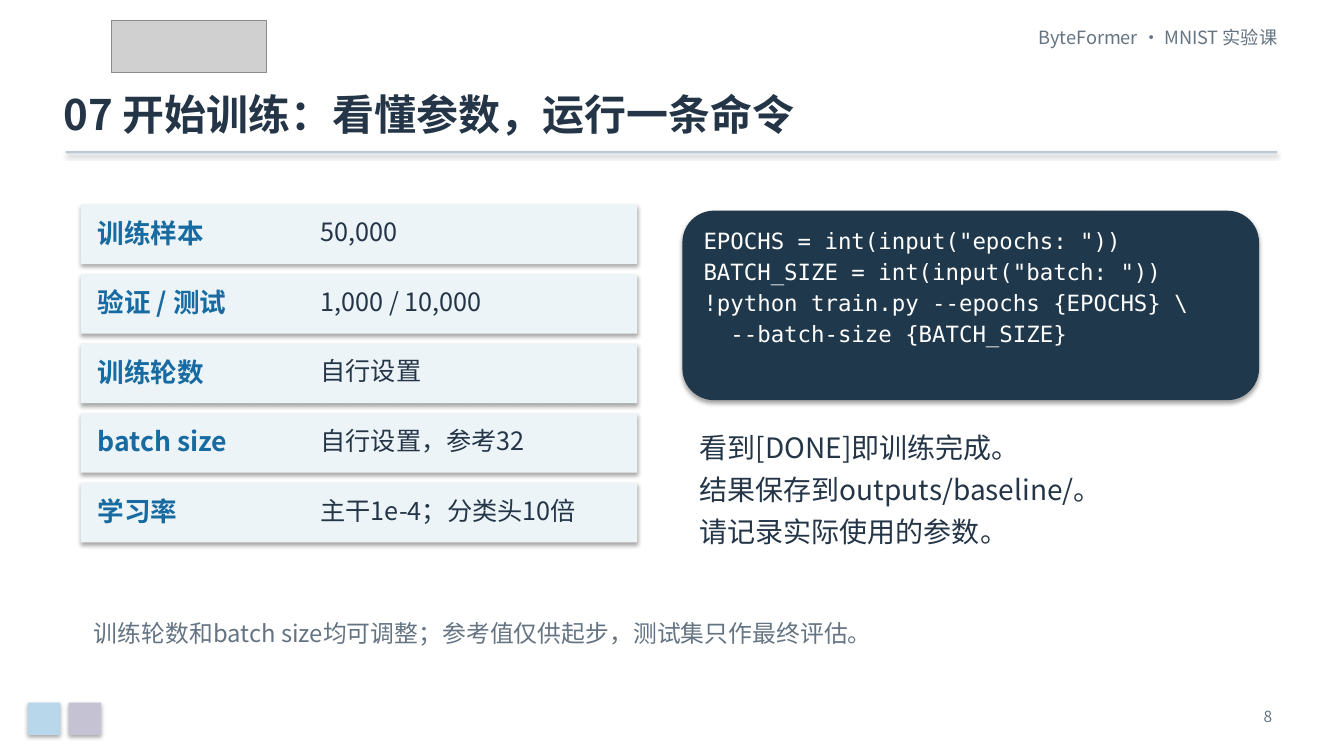
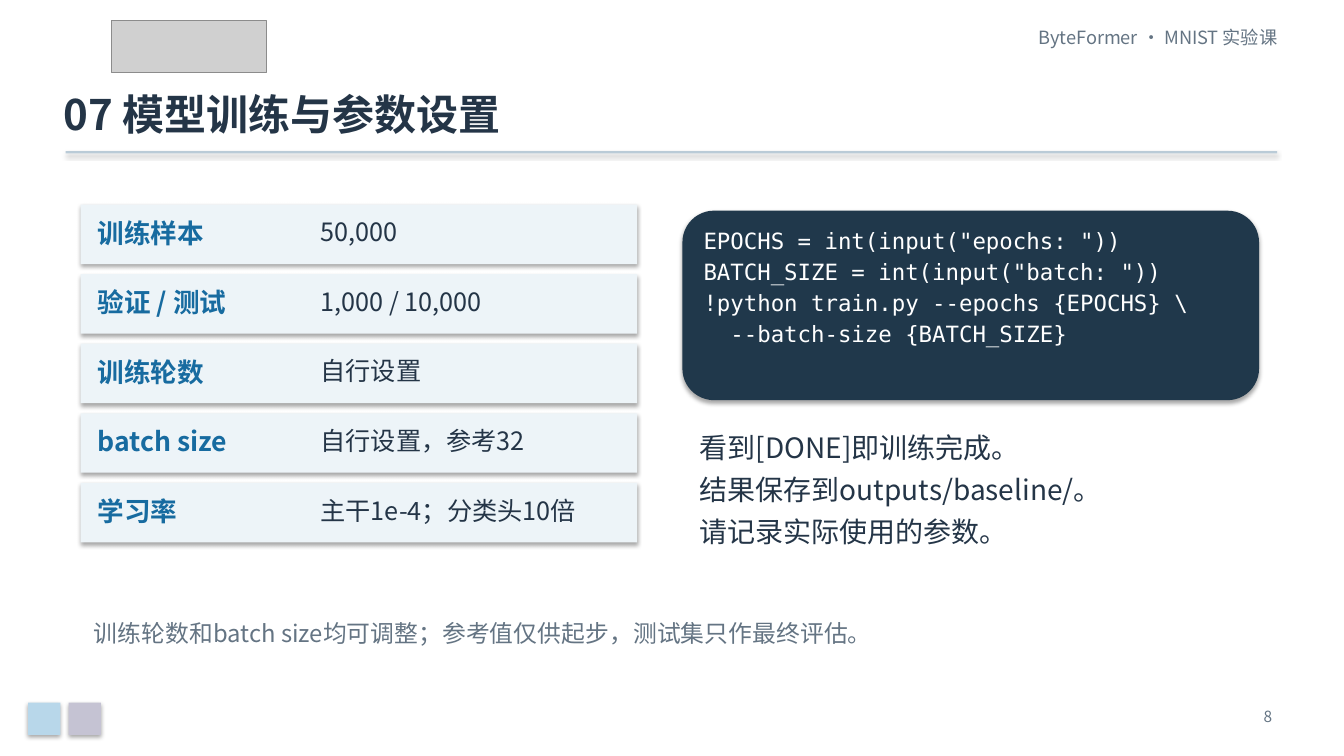
Before and after one commit to Franklin-L/byteformer-mnist-course, a slide deck: slide 8 of docs/ByteFormer_MNIST_零基础实验课.pptx. Drawn at 1344x756 pixels with LibreOffice and Linux fonts; fonts in the diff are those of the drawing; grey boxes stand for pictures. Boxes give left, top, right and bottom in pixels: in the first picture for what was removed or moved away, otherwise in the second. Text is boxed around its words. In the diff, an @@ line names an element or a change of style, - is before the commit and + after.

```diff
--- a/docs/ByteFormer_MNIST_零基础实验课.pptx
+++ b/docs/ByteFormer_MNIST_零基础实验课.pptx
@@ text at (63, 94, 501, 134): text changed @@
-07 开始训练：看懂参数，运行一条命令
+07 模型训练与参数设置
```
Also in this commit, not shown: 12 other slides changed, 2 other files.
